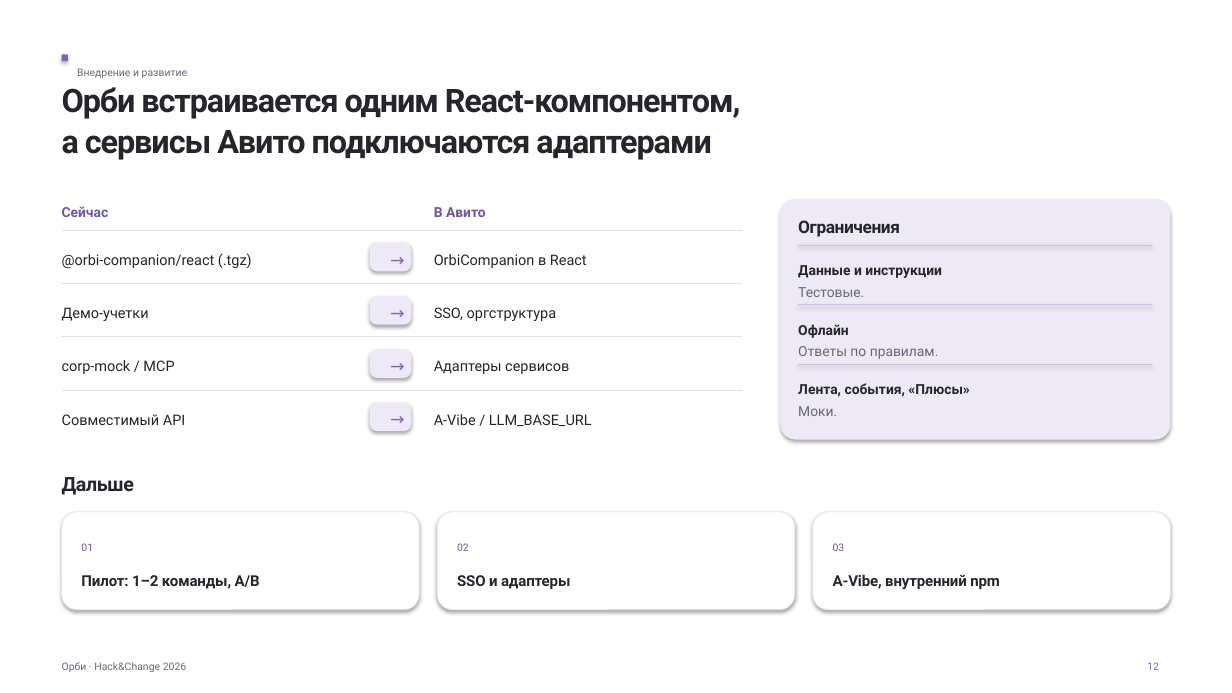
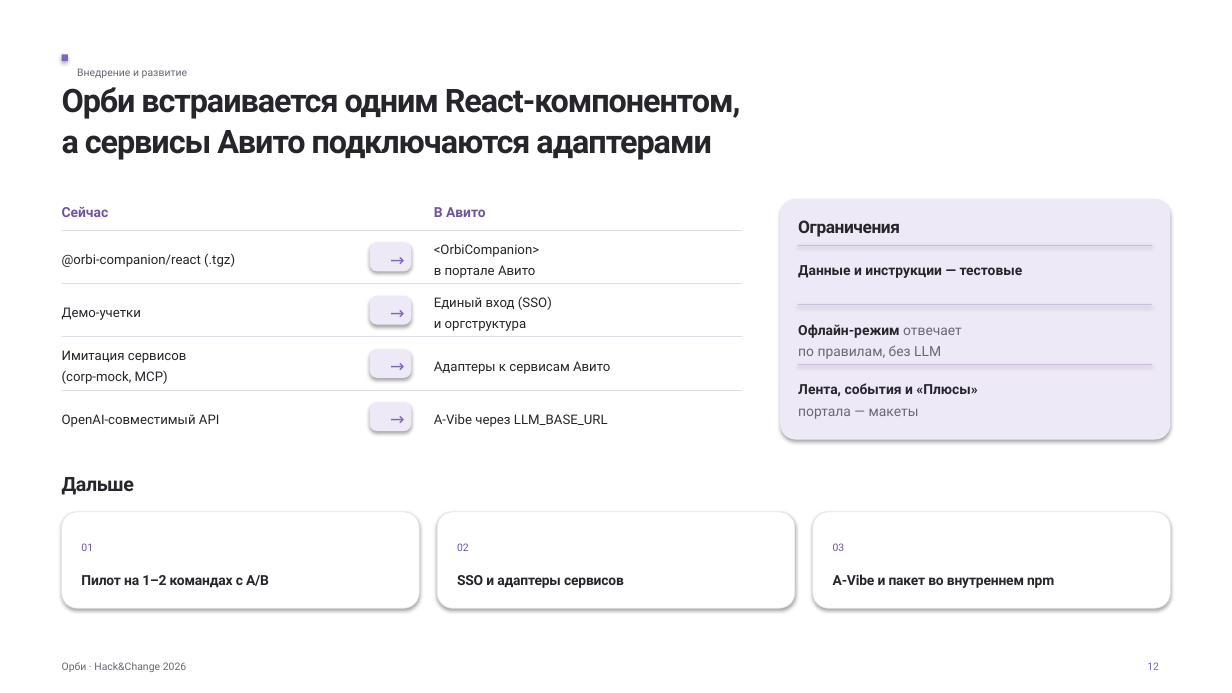
Before and after one commit to luhgeek1/avito-helpus, a slide deck: slide 12 of docs/presentation/orbi-presentation.pptx. Drawn at 1232x693 pixels with LibreOffice and Linux fonts; fonts in the diff are those of the drawing. Boxes give left, top, right and bottom in pixels: in the first picture for what was removed or moved away, otherwise in the second. Text is boxed around its words. In the diff, an @@ line names an element or a change of style, - is before the commit and + after.

```diff
--- a/docs/presentation/orbi-presentation.pptx
+++ b/docs/presentation/orbi-presentation.pptx
@@ text "@orbi-companion/react (.tgz)" at bbox=[62, 253, 235, 267]: size 11.2 to 10.3 pt; line spacing 17.5pt to 16.1pt @@
@@ text at bbox=[434, 244, 539, 278]: text changed; size 11.2 to 10.3 pt @@
-OrbiCompanion в React
+<OrbiCompanion>
+в портале Авито
@@ text at bbox=[798, 265, 1023, 278]: text changed @@
-Данные и инструкции
-Тестовые.
+Данные и инструкции — тестовые
@@ text at bbox=[434, 296, 552, 331]: text changed; size 11.2 to 10.3 pt @@
-SSO, оргструктура
+Единый вход (SSO)
+и оргструктура
@@ text "Демо-учетки" at bbox=[62, 307, 141, 320]: size 11.2 to 10.3 pt; line spacing 17.5pt to 16.1pt @@
@@ text at bbox=[798, 324, 962, 359]: text changed @@
-Офлайн
-Ответы по правилам.
+Офлайн-режим отвечает
+по правилам, без LLM
@@ text at bbox=[62, 350, 186, 384]: text changed; size 11.2 to 10.3 pt @@
-corp-mock / MCP
+Имитация сервисов
+(corp-mock, MCP)
@@ text at bbox=[434, 361, 610, 374]: text changed; size 11.2 to 10.3 pt @@
-Адаптеры сервисов
+Адаптеры к сервисам Авито
@@ text at bbox=[798, 383, 977, 419]: text changed @@
-Лента, события, «Плюсы»
-Моки.
+Лента, события и «Плюсы»
+портала — макеты
@@ text at bbox=[62, 414, 220, 427]: text changed; size 11.2 to 10.3 pt @@
-Совместимый API
+OpenAI-совместимый API
@@ text at bbox=[434, 414, 608, 427]: text changed; size 11.2 to 10.3 pt @@
-A-Vibe / LLM_BASE_URL
+A-Vibe через LLM_BASE_URL
@@ proportions changed in 3 elements at bbox=[62, 512, 420, 608], bbox=[437, 512, 795, 608], bbox=[813, 512, 1171, 608] @@
@@ text at bbox=[81, 575, 269, 588]: text changed; size 11.7 to 10.8 pt @@
-Пилот: 1–2 команды, A/B
+Пилот на 1–2 командах с A/B
@@ text at bbox=[457, 575, 624, 588]: text changed; size 11.7 to 10.8 pt @@
-SSO и адаптеры
+SSO и адаптеры сервисов
@@ text at bbox=[833, 574, 1054, 588]: text changed; size 11.7 to 10.8 pt @@
-A-Vibe, внутренний npm
+A-Vibe и пакет во внутреннем npm
```
Also in this commit, not shown: 15 other slides changed, 4 other files.
